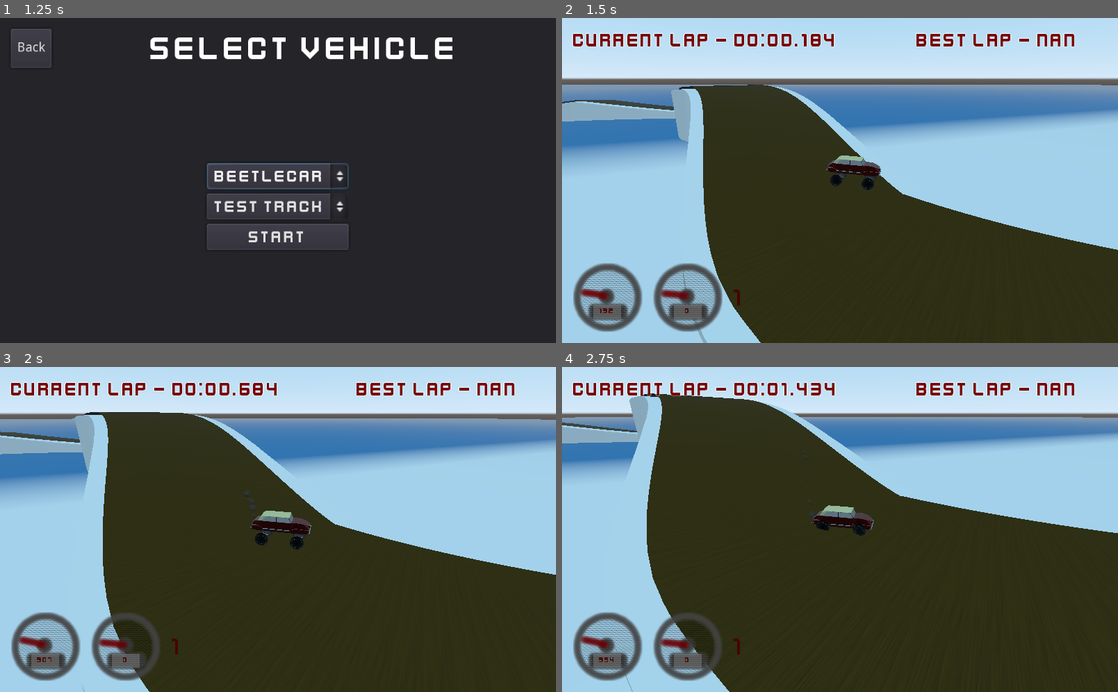
Above: before the commit, frames 1-4 (two rows, left to right).
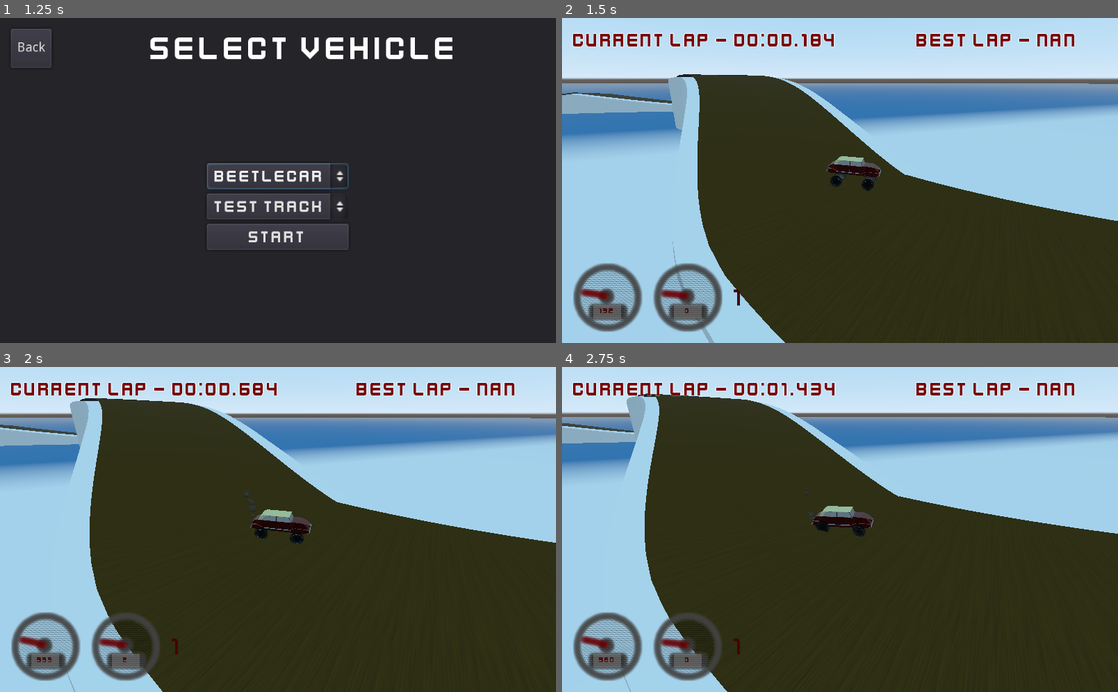
Above: after the commit, the same moments.

Repository: esensar/bugged-racing
Game: Godot game, scene res://menu/main_menu.tscn
The game is run twice, just before and just after one commit, with the same random seed, the same clock (stepped at 60 frames per second) and the same inputs. The engine's default icon, where the game draws it, is replaced by a stand-in: a white triangle on a blue panel in a dark square.
Inputs:
- Up to frame 1 (1.25 s): click "Start" at 0.5 s
- Up to frame 2 (1.5 s): click "Start" at 1.25 s
- Up to frame 3 (2 s): no input
- Up to frame 4 (2.75 s): hold D (steer_right) from 2.03 s (still down); hold C (clutch) from 2.03 s (still down)

Frame 1 is identical in both runs. In frame 2, 12% of the frame differs, in the area x 0-100%, y 17-100%; in frame 3, 13%, in the area x 0-100%, y 9-100%; in frame 4, 1.3%.

Commit message:
Make infinite loop more rounded with better rails

Diff:
--- a/scenes/base_track_level.gd
+++ b/scenes/base_track_level.gd
@@ -33,7 +33,7 @@
 		).origin,
 		node_to_reset_to.global_transform.basis.y
 	)
-	player_node.reset_transform.origin += node_to_reset_to.global_transform.basis.y * 5
+	player_node.reset_transform.origin += node_to_reset_to.global_transform.basis.y * 3
 
 
 func _process(_delta: float) -> void:
--- a/scenes/infinite_loop_track_level.tscn
+++ b/scenes/infinite_loop_track_level.tscn
@@ -90,7 +90,7 @@
 
 [node name="Track" type="CSGPolygon" parent="Path" index="0"]
 use_collision = true
-polygon = PoolVector2Array( -10, -3, -2, -1, 2, 0, 10, 3 )
+polygon = PoolVector2Array( -10, -3, -10, 0, -5, -2, -2, -3, 2, -3, 5, -2, 10, 0, 10, -3 )
 mode = 2
 path_node = NodePath("..")
 path_interval_type = 0
@@ -105,7 +105,7 @@
 
 [node name="Rails" type="CSGPolygon" parent="Path" index="1"]
 use_collision = true
-polygon = PoolVector2Array( -10, 3, -12, 3, -12, -3.1, 12, -3.1, 12, 6, 10, 6, 10, 2.9, -10, -3.1 )
+polygon = PoolVector2Array( 0, -6, -6, -5, -12, -2, -14, 2, -16, 5, -12, 8, -10, 9, -10, 8, -12, 4, -12, 2, -10, 0, -11, 0, -6, -4, 6, -4, 11, 0, 10, 0, 12, 2, 12, 4, 10, 8, 10, 9, 12, 8, 16, 5, 14, 2, 12, -2, 6, -5 )
 mode = 2
 path_node = NodePath("..")
 path_interval_type = 0
--- a/vehicles/vehicle.gd
+++ b/vehicles/vehicle.gd
@@ -70,9 +70,9 @@
 
 func _integrate_forces(state: PhysicsDirectBodyState) -> void:
 	if reset_transform != Transform.IDENTITY:
-		state.set_transform(reset_transform)
 		state.linear_velocity = Vector3.ZERO
 		state.angular_velocity = Vector3.ZERO
+		state.set_transform(reset_transform)
 		reset_transform = Transform.IDENTITY
 
 
